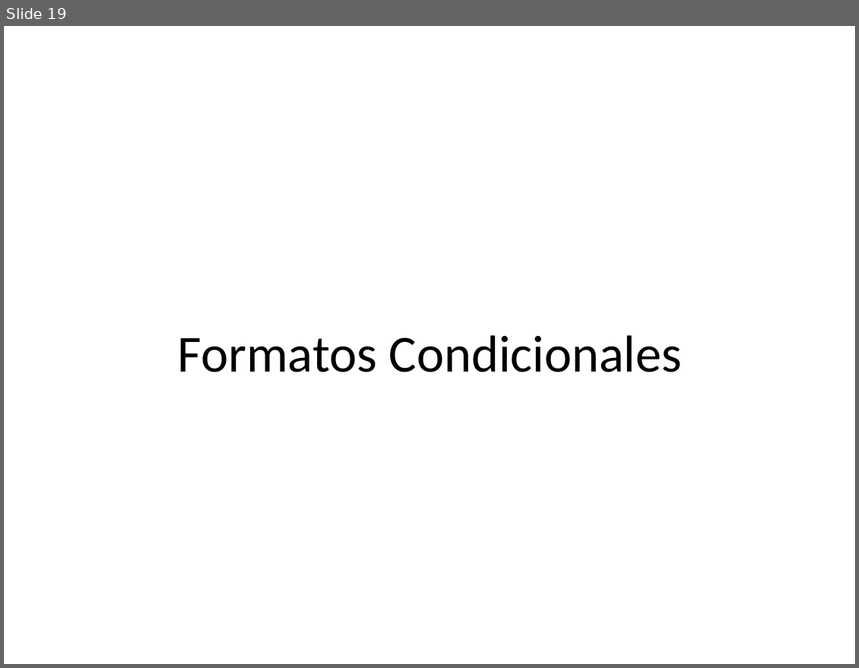
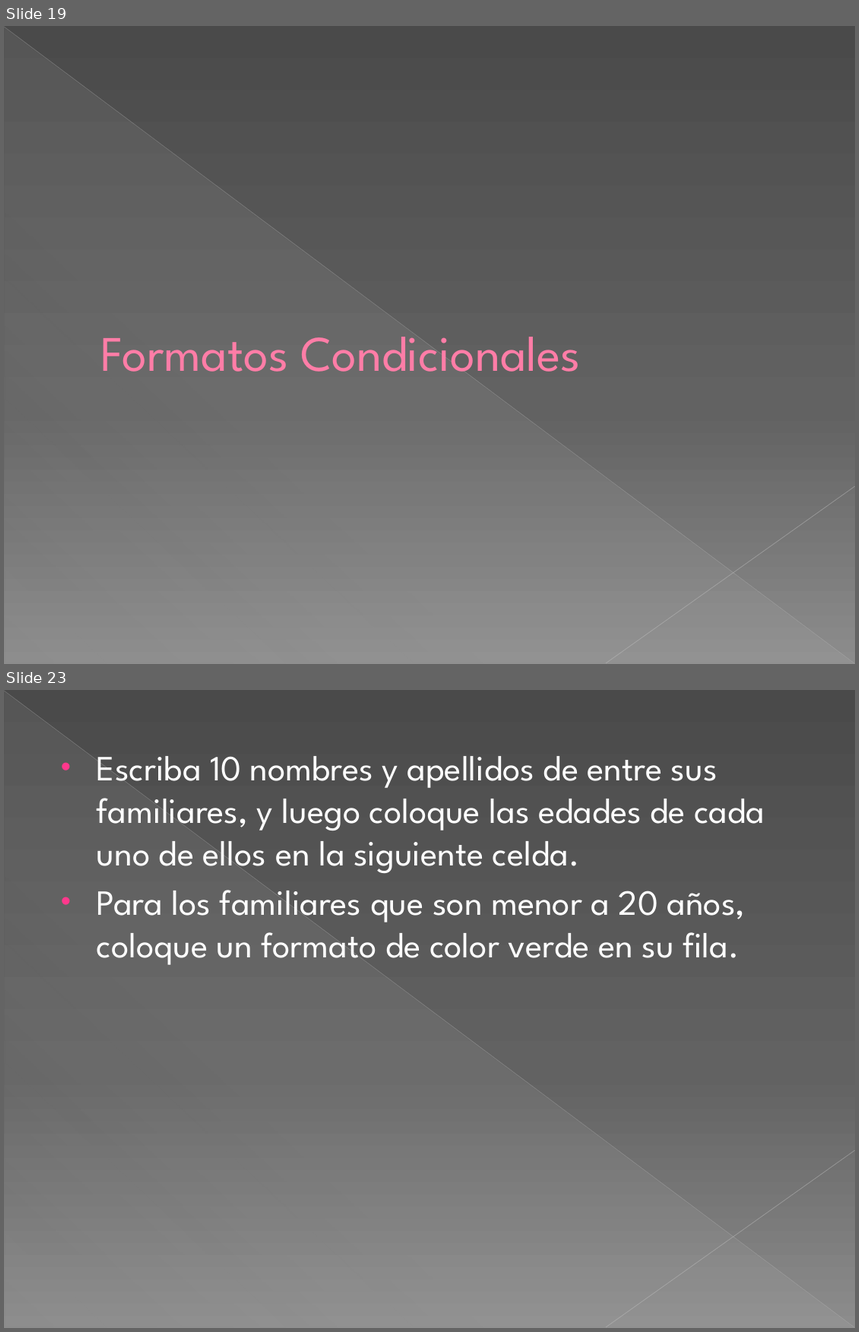
Before and after one commit to kleberloayzacastro/universidad, a slide deck: 2015-2016/clases/computacion_aplicada_2/clase_1/clase1.pptx. Shown one above the other, each under a label of ours: slide 19 before the commit, slides 19 and 23 after it; the slides between them are not shown. The pictures are 859x668 and 859x1332 pixels, drawn with LibreOffice and Linux fonts; fonts in the diff are those of the drawing. Boxes give left, top, right and bottom in pixels: in the first picture for what was removed or moved away, otherwise in the second. Text is boxed around its words. In the diff, an @@ line names an element or a change of style, - is before the commit and + after.

```diff
--- a/2015-2016/clases/computacion_aplicada_2/clase_1/clase1.pptx
+++ b/2015-2016/clases/computacion_aplicada_2/clase_1/clase1.pptx
@@ slide 23 added at [4,690,855,1328], background gradient #4A4A4A to #626262 to #8C8C8C; not listed: 3 template elements that a slide beside it also shows @@
@@ text added at [97,756,765,965], 30 pt, text #FFFFFF @@
+• Escriba 10 nombres y apellidos de entre sus familiares, y luego coloque las edades de cada uno de ellos en la siguiente celda.
+• Para los familiares que son menor a 20 años, coloque un formato de color verde en su fila.
@@ slide 19 changed as well @@
@@ background #FFFFFF to gradient #4A4A4A to #626262 to #8C8C8C @@
@@ line added from (4, 27) to (854, 664), #BFBFBF 0.39 pt @@
@@ right triangle added at [5,28,854,664], fill gradient #D2D2D2 @@
@@ title "Formatos Condicionales" at [101,337,580,372]: size 44 to 42 pt, font Calibri to League Spartan, text colour #000000 to #FF7DA7, letter outline none to #B12761 0.5 pt; alignment centre to left; indent changed @@
@@ line added from (855, 487) to (606, 664), #C6C6C6 0.47 pt @@
```
Also in this commit, not shown: 18 other slides changed, 3 other slides added, 1 slide removed, 3 other files.
